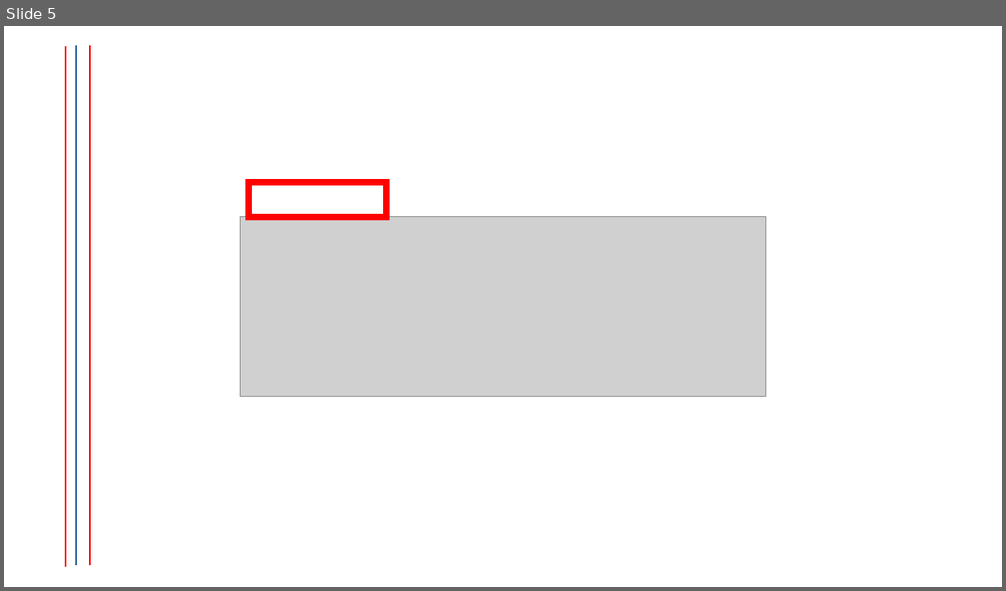
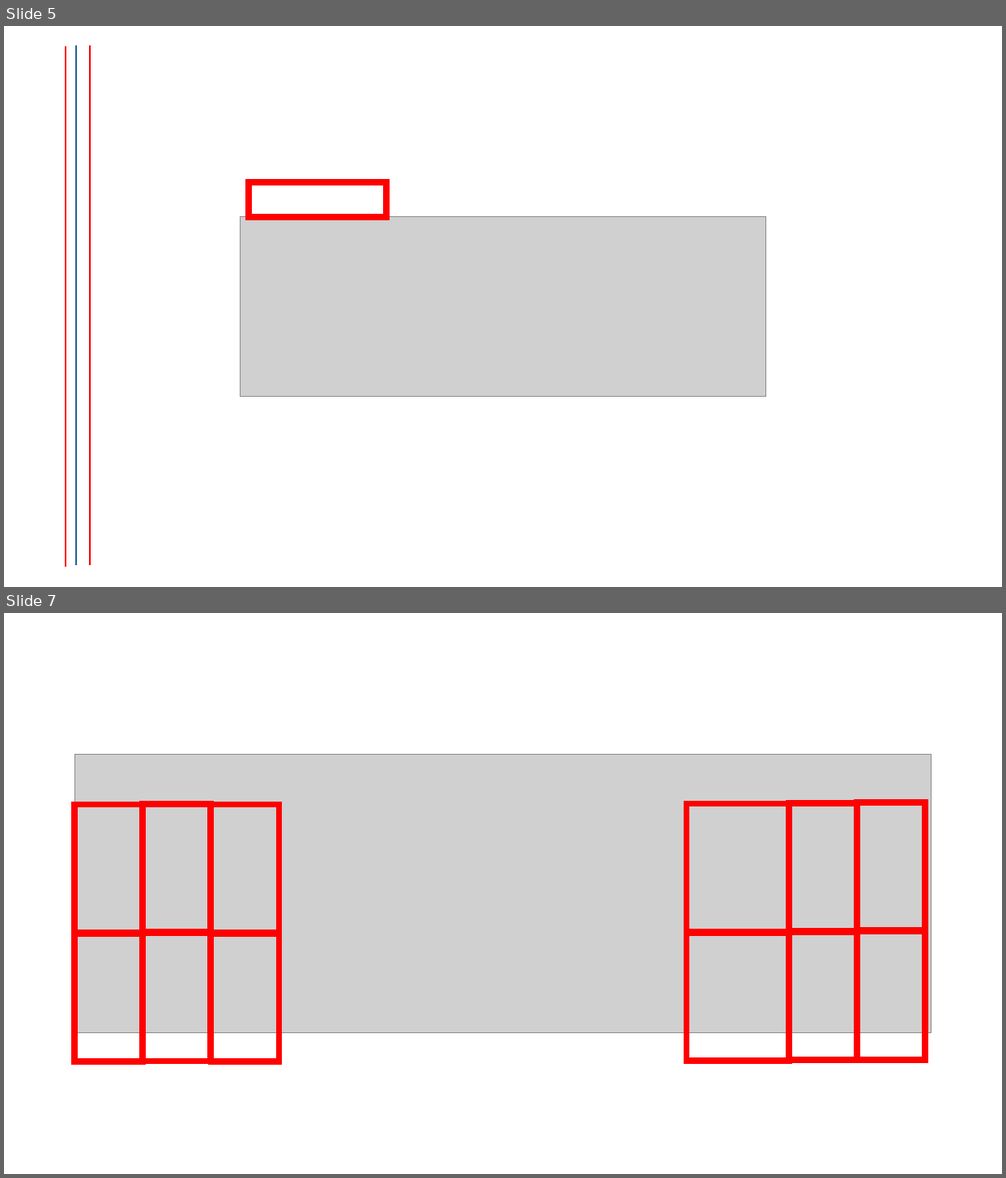
Before and after one commit to jvvoung/OptiX_ver4.8, a slide deck: UI.pptx. Shown one above the other, each under a label of ours: slide 5 before the commit, slides 5 and 7 after it; the slides between them are not shown. The pictures are 1006x591 and 1006x1178 pixels, drawn with LibreOffice and Linux fonts; fonts in the diff are those of the drawing; grey boxes stand for pictures; background and template pictures are left out. Boxes give left, top, right and bottom in pixels: in the first picture for what was removed or moved away, otherwise in the second. Text is boxed around its words. In the diff, an @@ line names an element or a change of style, - is before the commit and + after.

```diff
--- a/UI.pptx
+++ b/UI.pptx
@@ slide 7 added at [4,613,1002,1174], background #FFFFFF @@
@@ picture added at [74,755,931,1033] @@
@@ rectangle added at [74,805,143,933], outline #FF0000 6 pt @@
@@ rectangle added at [143,804,211,932], outline #FF0000 6 pt @@
@@ rectangle added at [211,805,279,933], outline #FF0000 6 pt @@
@@ rectangle added at [687,804,790,932], outline #FF0000 6 pt @@
@@ rectangle added at [790,803,858,931], outline #FF0000 6 pt @@
@@ rectangle added at [858,803,926,931], outline #FF0000 6 pt @@
@@ rectangle added at [74,934,143,1063], outline #FF0000 6 pt @@
@@ rectangle added at [143,934,211,1062], outline #FF0000 6 pt @@
@@ rectangle added at [211,934,279,1063], outline #FF0000 6 pt @@
@@ rectangle added at [687,933,790,1061], outline #FF0000 6 pt @@
@@ rectangle added at [790,933,858,1061], outline #FF0000 6 pt @@
@@ rectangle added at [858,932,926,1060], outline #FF0000 6 pt @@
```
Also in this commit, not shown: 1 other slide added, 25 other files.
